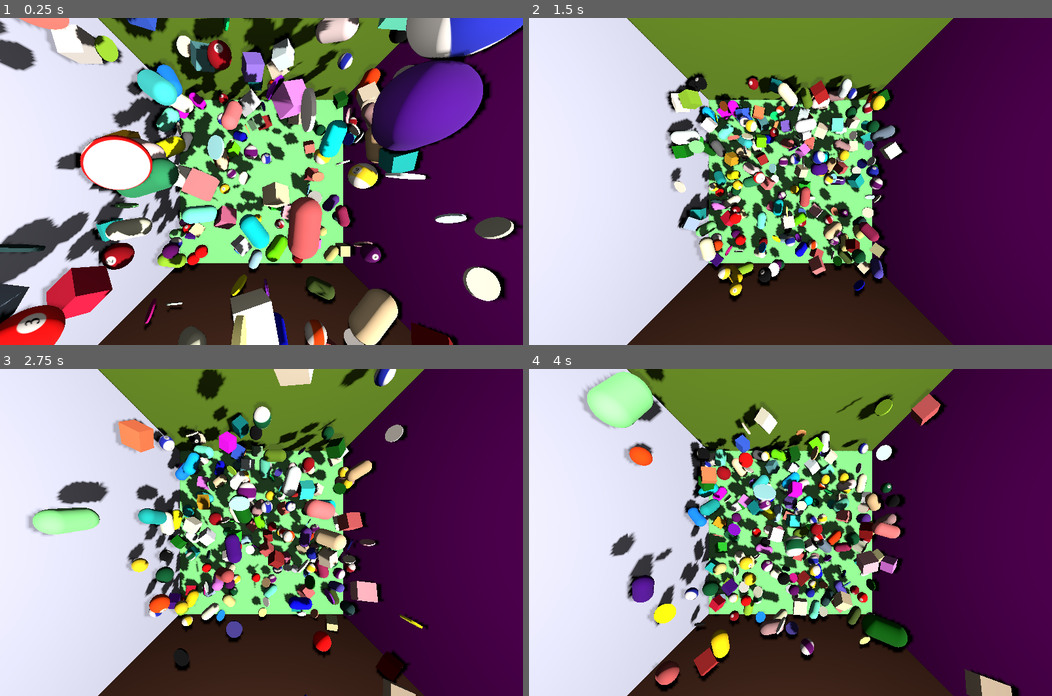
Above: before the commit, frames 1-4 (two rows, left to right).
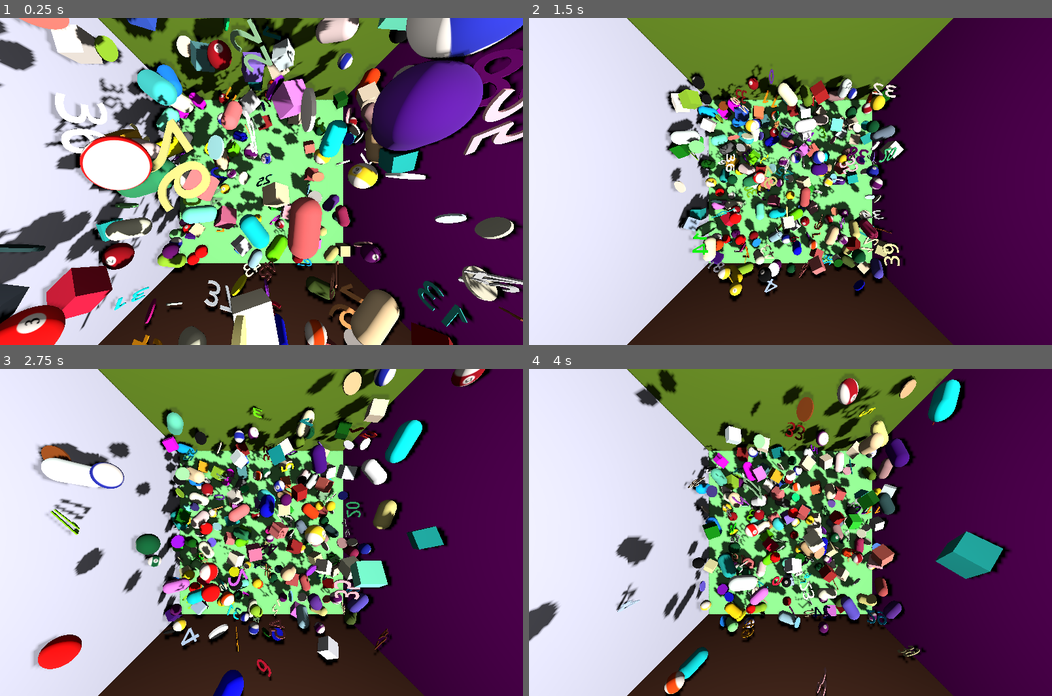
Above: after the commit, the same moments.

Repository: kasworld/gd4bounce
Game: Godot game, scene res://main.tscn
Same seed, same stepped clock (60 frames per second), same inputs: the game is played once before the commit and once after it.
Inputs (mouse positions are in pixels of both pictures, inside the frame that each line leads up to):
- Up to frame 1 (0.25 s): no input
- Up to frame 2 (1.5 s): tap Enter at 0.5 s; move the mouse to (905, 165) at 0.52 s; click (905, 165) at 0.67 s; move the mouse to (685, 197) at 1.27 s; click (685, 197) at 1.42 s
- Up to frame 3 (2.75 s): move the mouse to (313, 460) at 2.02 s; click (313, 460) at 2.17 s
- Up to frame 4 (4 s): move the mouse to (764, 597) at 2.77 s; click (764, 597) at 2.92 s; move the mouse to (947, 581) at 3.52 s; click (947, 581) at 3.67 s

The runs differ from the first frame. In frame 1, 9.7% of the frame differs, in the area x 0-100%, y 0-100%; in frame 2, 10%; in frame 3, 33%, in the area x 5-94%, y 0-100%; in frame 4, 32%.

Commit message:
add char

Diff:
--- /dev/null
+++ b/char.gd
@@ -0,0 +1,11 @@
+extends RigidBody3D
+
+class_name Char
+
+func init(ch :String) -> Char:
+	$MeshInstance3D.mesh.text = ch
+	return self
+
+func _ready() -> void:
+	var co = NamedColorList.color_list.pick_random()[0]
+	$MeshInstance3D.mesh.material.albedo_color = co #Color(co, 0.5)
--- /dev/null
+++ b/char.tscn
@@ -0,0 +1,30 @@
+[gd_scene load_steps=6 format=3 uid="uid://1eoclj7flxhw"]
+
+[ext_resource type="Script" uid="uid://tlc0hcmltb3y" path="res://char.gd" id="1_njpxk"]
+
+[sub_resource type="PhysicsMaterial" id="PhysicsMaterial_5k12k"]
+resource_local_to_scene = true
+friction = 0.1
+bounce = 1.0
+
+[sub_resource type="BoxShape3D" id="BoxShape3D_njpxk"]
+resource_local_to_scene = true
+size = Vector3(1, 0.1, 1)
+
+[sub_resource type="StandardMaterial3D" id="StandardMaterial3D_njpxk"]
+resource_local_to_scene = true
+
+[sub_resource type="TextMesh" id="TextMesh_5k12k"]
+resource_local_to_scene = true
+material = SubResource("StandardMaterial3D_njpxk")
+pixel_size = 0.1
+
+[node name="Char" type="RigidBody3D"]
+physics_material_override = SubResource("PhysicsMaterial_5k12k")
+script = ExtResource("1_njpxk")
+
+[node name="CollisionShape3D" type="CollisionShape3D" parent="."]
+shape = SubResource("BoxShape3D_njpxk")
+
+[node name="MeshInstance3D" type="MeshInstance3D" parent="."]
+mesh = SubResource("TextMesh_5k12k")
--- a/main.gd
+++ b/main.gd
@@ -16,6 +16,11 @@
 	for i in 50:
 		var b = add_dice()
 		add_child(b)
+
+	for i in 50:
+		var b = add_char("%s" % i)
+		add_child(b)
+
 
 func add_ball() -> Ball:
 	var rtn = preload("res://ball.tscn").instantiate()
@@ -41,6 +46,12 @@
 	rtn.rotation = Vector3(randf_range(-PI,PI),randf_range(-PI,PI),randf_range(-PI,PI))
 	return rtn
 
+func add_char(s :String) -> Char:
+	var rtn = preload("res://char.tscn").instantiate().init(s)
+	rtn.position = Vector3(randf_range(-9,9),randf_range(-8,9),randf_range(-9,9))
+	rtn.rotation = Vector3(randf_range(-PI,PI),randf_range(-PI,PI),randf_range(-PI,PI))
+	return rtn
+
 
 var key2fn = {
 	KEY_ESCAPE:_on_button_esc_pressed,
Not shown, added: char.gd.uid
